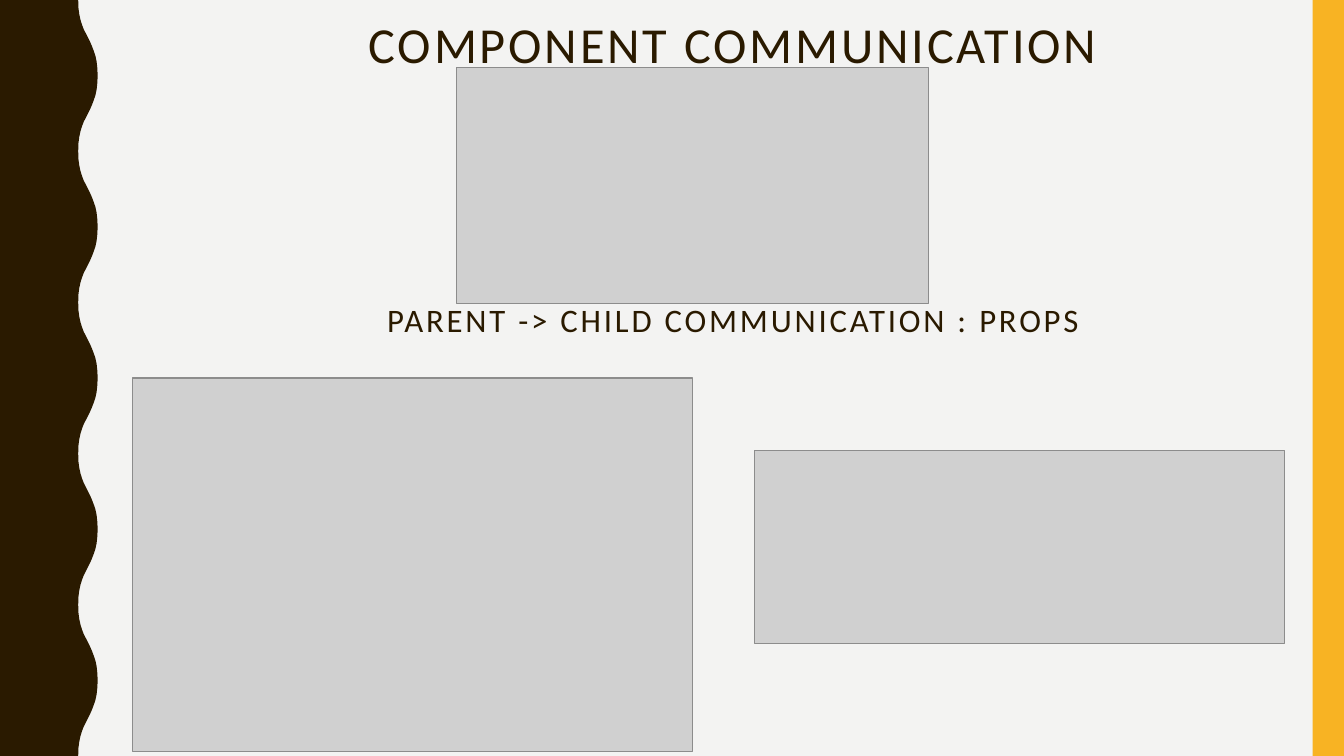
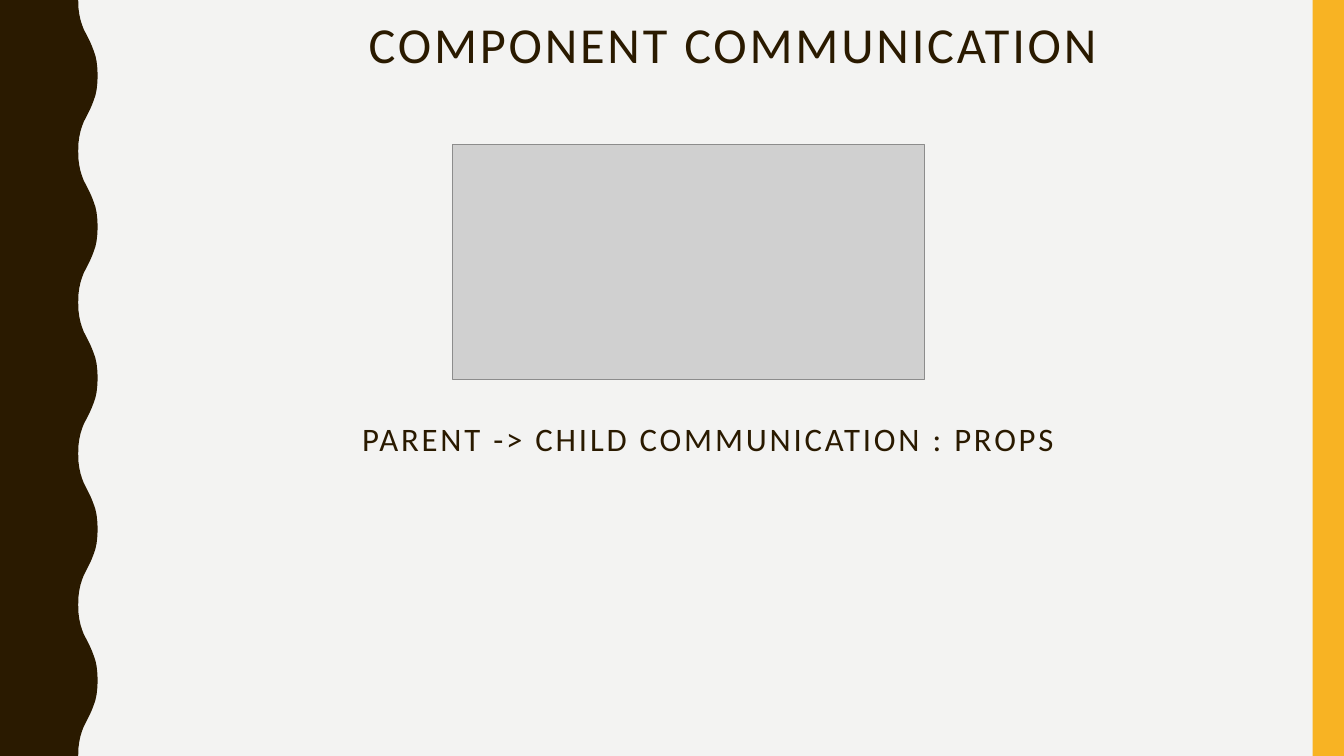
Before and after one commit to abbjetmus/programmering, a slide deck: slide 23 of Vue/Vue.pptx (slide 25 before the commit). Drawn at 1344x756 pixels with LibreOffice and Linux fonts; fonts in the diff are those of the drawing; grey boxes stand for pictures. Boxes give left, top, right and bottom in pixels: in the first picture for what was removed or moved away, otherwise in the second. Text is boxed around its words. In the diff, an @@ line names an element or a change of style, - is before the commit and + after.

```diff
--- a/Vue/Vue.pptx
+++ b/Vue/Vue.pptx
@@ picture: place and size @@
-picture at [457,68,929,303]
+picture at [453,144,925,380]
@@ picture removed at [133,378,693,751] @@
@@ text "PARENT -> CHILD COMMUNICATION : ...": place and size @@
-text "PARENT -> CHILD COMMUNICATION : ..." at [387,310,1078,333]
+text "PARENT -> CHILD COMMUNICATION : ..." at [362,429,1053,452]
@@ picture removed at [754,451,1286,643] @@
```
Also in this commit, not shown: 5 other slides changed, 1 slide added, 3 slides removed, 2 other files.
